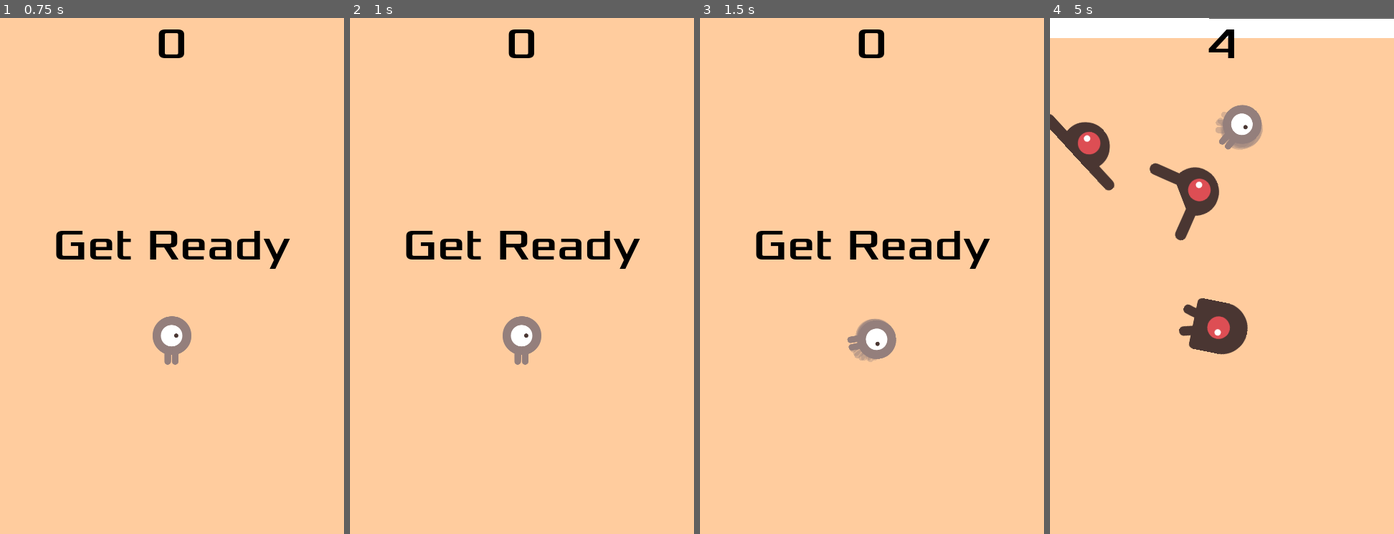
Above: before the commit, frames 1-4 (left to right).
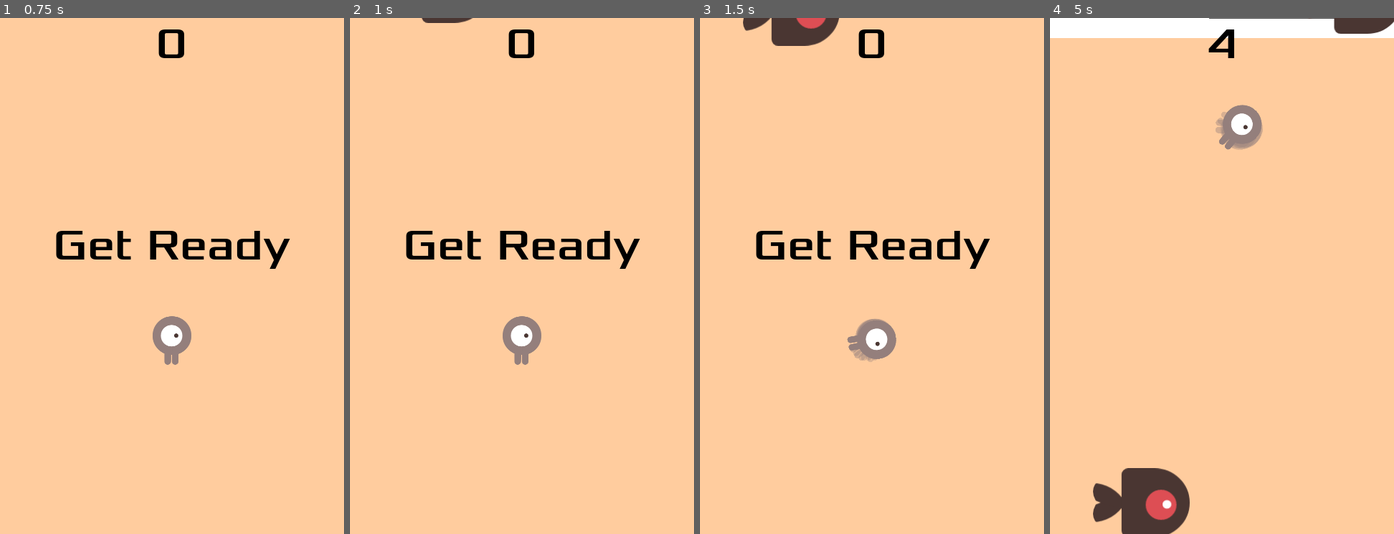
Above: after the commit, the same moments.

Repository: PaulThomasRowe/boba-tea-wizardry
Game: Godot game, scene res://main.tscn
Same seed, same stepped clock (60 frames per second), same inputs: the game is played once before the commit and once after it. Sound files missing from this copy of the repository are replaced by a short silence.
Inputs:
- Up to frame 1 (0.75 s): click "Start" at 0.5 s
- Up to frame 2 (1 s): no input
- Up to frame 3 (1.5 s): hold D (move_right) from 1.28 s (still down); tap F (test_immunity) at 1.35 s
- Up to frame 4 (5 s): release D (move_right) at 2.03 s; hold S (move_down) 2.03-2.78 s; tap G (test_speed) at 2.1, 3.6 s; hold D (move_right) 2.78-3.53 s; tap F (test_immunity) at 2.85, 4.35 s; hold W (move_up) 3.53-4.28 s; hold A (move_left) from 4.28 s (still down)

Frame 1 is identical in both runs. In frame 2, 0.1% of the frame differs, in the area x 20-36%, y 0-1%; in frame 3, 1.1%; in frame 4, 7.3%, in the area x 0-100%, y 0-100%.

Commit message:
Issue 9- Added falling boba, and floor for cup (#40)
* Issue 9- Added falling boba, and floor for cup

* adding falling_boba script and scene

---------

Co-authored-by: SDCC USER <111153023+Cogdorn@users.noreply.github.com>

Diff:
--- /dev/null
+++ b/falling_boba.gd
@@ -0,0 +1,16 @@
+#Falling boba at random positions from the top of the cup
+
+extends RigidBody2D
+
+@export var min_fall_speed: float = .001
+@export var max_fall_speed: float = .1
+
+func _ready():
+	# Set random fall speed
+	var fall_speed = randf_range(min_fall_speed, max_fall_speed)
+	linear_velocity = Vector2(0, fall_speed)
+
+func _process(delta):
+	# Remove the object when it's below the bottom of the screen
+	if position.y > get_viewport_rect().size.y + 50:
+		queue_free()
--- /dev/null
+++ b/falling_boba.tscn
@@ -0,0 +1,22 @@
+[gd_scene load_steps=4 format=3 uid="uid://tviqirlj785p"]
+
+[ext_resource type="Script" path="res://falling_boba.gd" id="1_0h0ex"]
+[ext_resource type="Texture2D" uid="uid://5lvm88ij4jqn" path="res://art/enemySwimming_1.png" id="1_n23gi"]
+
+[sub_resource type="CircleShape2D" id="CircleShape2D_ew5ns"]
+radius = 47.0106
+
+[node name="fallingBoba" type="RigidBody2D"]
+gravity_scale = 0.1
+script = ExtResource("1_0h0ex")
+
+[node name="Sprite2D" type="Sprite2D" parent="."]
+position = Vector2(1.5, 0)
+scale = Vector2(1.02273, 1)
+texture = ExtResource("1_n23gi")
+
+[node name="CollisionShape2D" type="CollisionShape2D" parent="."]
+position = Vector2(19, 0)
+shape = SubResource("CircleShape2D_ew5ns")
+
+[node name="SpawnTimer" type="Timer" parent="."]
--- a/main.gd
+++ b/main.gd
@@ -1,8 +1,14 @@
 extends Node
 
 @export var mob_scene: PackedScene
+@export var min_spawn_interval: float = 3
+@export var max_spawn_interval: float = 7.0
+@export var spawn_margin: float = 50.0
+var falling_boba_scene = preload("res://falling_boba.tscn")
 var score
 var milk_tea_level = 1.0  # 1.0 is full, 0.0 is empty
+
+
 
 func _ready():
 	$ScoreTimer.wait_time = 0.5  # Update every half second instead of every second
@@ -22,6 +28,7 @@
 	$HUD/StartButton.show()
 
 func new_game():
+	spawn_boba()
 	get_tree().call_group(&"mobs", &"queue_free")
 	score = 0
 	milk_tea_level = 1.0
@@ -37,6 +44,23 @@
 
 	fade_music_in()
 
+
+	# Spawn timer for the boba
+func spawn_boba():
+
+	var new_boba = falling_boba_scene.instantiate()
+	var viewport_size = get_viewport().size
+
+	# Set random x position
+	new_boba.position.x = randf_range(spawn_margin, viewport_size.x - spawn_margin)
+	new_boba.position.y = -50  # Start above the screen
+
+	add_child(new_boba)
+
+	# Set timer for next spawn
+	var next_spawn_time = randf_range(min_spawn_interval, max_spawn_interval)
+	get_tree().create_timer(next_spawn_time).timeout.connect(spawn_boba)
+
 func fade_music_in() -> void:
 	const fade_time = 2.0
 	const default_music_db = -10.0
@@ -48,7 +72,8 @@
 	var tween = create_tween().set_ease(Tween.EASE_OUT).set_trans(Tween.TRANS_EXPO)
 	tween.tween_property($Music, "volume_db", default_music_db, fade_time)
 
-func _on_MobTimer_timeout():
+#Commented out Original mobs
+"""func _on_MobTimer_timeout():
 	# Create a new instance of the Mob scene.
 	var mob = mob_scene.instantiate()
 
@@ -71,7 +96,7 @@
 	mob.linear_velocity = velocity.rotated(direction)
 
 	# Spawn the mob by adding it to the Main scene.
-	add_child(mob)
+	add_child(mob)"""
 
 func _on_ScoreTimer_timeout():
 	score += 1
--- a/main.tscn
+++ b/main.tscn
@@ -1,17 +1,20 @@
-[gd_scene load_steps=8 format=3 uid="uid://c6lnn2fvrbaw2"]
+[gd_scene load_steps=10 format=3 uid="uid://c6lnn2fvrbaw2"]
 
 [ext_resource type="Script" path="res://main.gd" id="1_0r6n5"]
 [ext_resource type="PackedScene" uid="uid://rkdnhqgf2hpj" path="res://mob.tscn" id="2_50pww"]
-[ext_resource type="PackedScene" uid="uid://4vwrqjegqwpj" path="res://player.tscn" id="3_veqnc"]
-[ext_resource type="PackedScene" uid="uid://ccqoreueuxdb7" path="res://hud.tscn" id="4_0qnje"]
-[ext_resource type="AudioStream" uid="uid://bp13se6u45mx6" path="res://sfx/BGM.wav" id="5_c7a4f"]
+[ext_resource type="PackedScene" uid="uid://b4wpmqp05t6cu" path="res://player.tscn" id="3_veqnc"]
+[ext_resource type="PackedScene" uid="uid://bh8gl2v6ul1lv" path="res://hud.tscn" id="4_0qnje"]
+[ext_resource type="AudioStream" uid="uid://bapacwowmbsto" path="res://sfx/BGM.wav" id="5_c7a4f"]
 [ext_resource type="AudioStream" uid="uid://dw26fpygeag8o" path="res://art/gameover.wav" id="6_hp1r0"]
+[ext_resource type="PackedScene" uid="uid://tviqirlj785p" path="res://falling_boba.tscn" id="7_groxk"]
 
 [sub_resource type="Curve2D" id="1"]
 _data = {
 "points": PackedVector2Array(0, 0, 0, 0, 0, 0, 0, 0, 0, 0, 480, 0, 0, 0, 0, 0, 480, 720, 0, 0, 0, 0, 0, 720, 0, 0, 0, 0, 0, 0)
 }
 point_count = 5
+
+[sub_resource type="WorldBoundaryShape2D" id="WorldBoundaryShape2D_f16fa"]
 
 [node name="Main" type="Node"]
 script = ExtResource("1_0r6n5")
@@ -44,6 +47,16 @@
 [node name="DeathSound" type="AudioStreamPlayer" parent="."]
 stream = ExtResource("6_hp1r0")
 
+[node name="floor" type="StaticBody2D" parent="."]
+
+[node name="CollisionShape2D" type="CollisionShape2D" parent="floor"]
+position = Vector2(243, 723)
+scale = Vector2(3.06, 3.06)
+shape = SubResource("WorldBoundaryShape2D_f16fa")
+
+[node name="fallingBoba" parent="." instance=ExtResource("7_groxk")]
+position = Vector2(-172, -55)
+
 [connection signal="start_game" from="HUD" to="." method="new_game"]
 [connection signal="timeout" from="MobTimer" to="." method="_on_MobTimer_timeout"]
 [connection signal="timeout" from="ScoreTimer" to="." method="_on_ScoreTimer_timeout"]
--- a/project.godot
+++ b/project.godot
@@ -29,6 +29,10 @@
 window/size/window_width_override=480
 window/size/window_height_override=720
 window/stretch/mode="canvas_items"
+
+[dotnet]
+
+project/assembly_name="Dodge the Creeps"
 
 [input]
 
